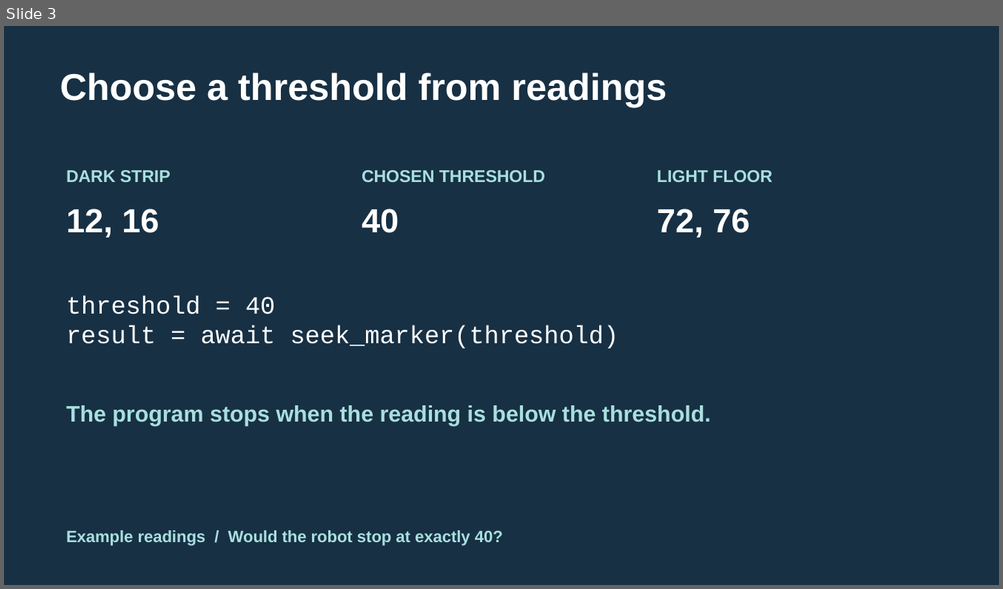
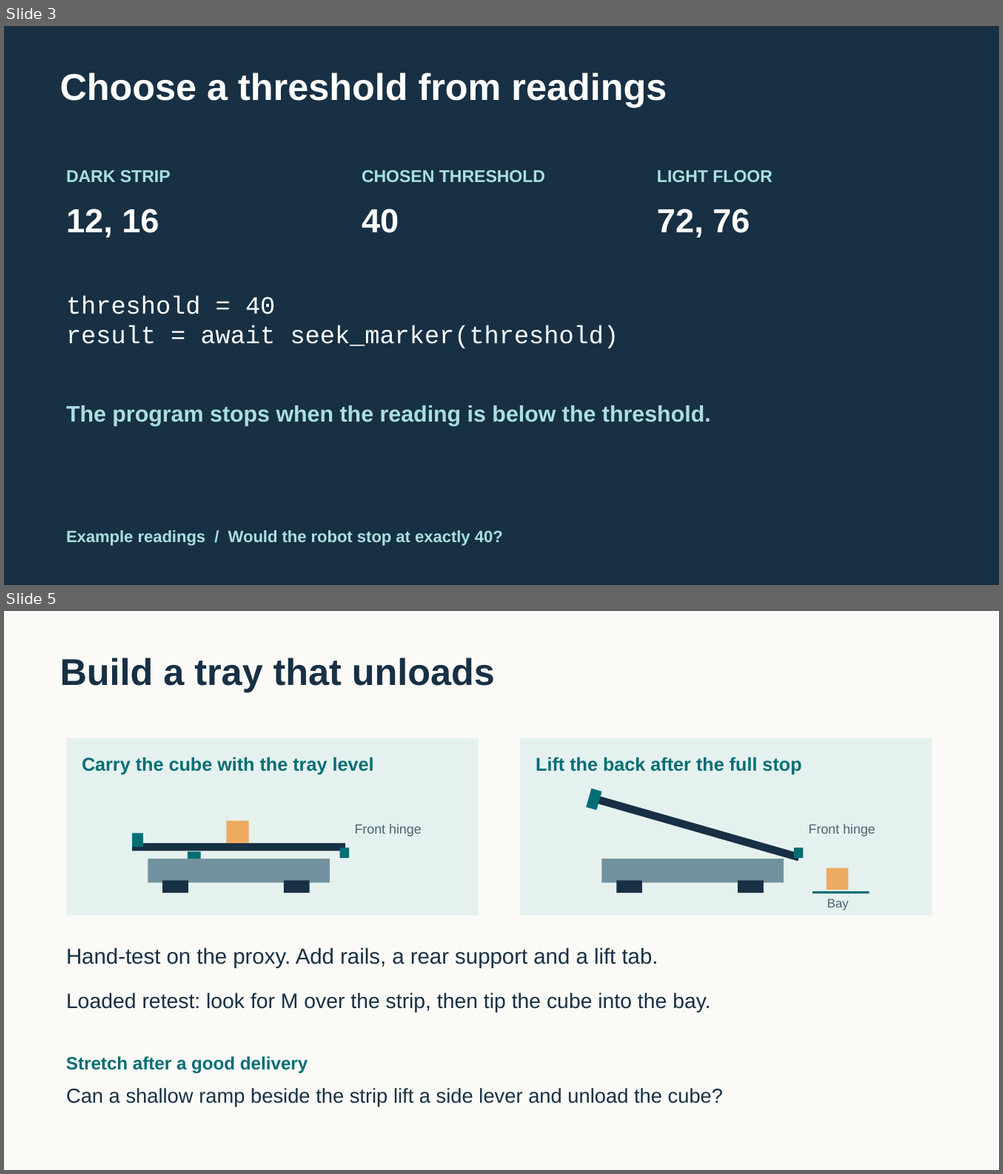
Before and after one commit to FRC999/YMCA-SPIKE-education, a slide deck: 03_Presentations/W05_marker.pptx. Shown one above the other, each under a label of ours: slide 3 before the commit, slides 3 and 5 after it; the slides between them are not shown. The pictures are 1003x589 and 1003x1174 pixels, drawn with LibreOffice and Linux fonts; fonts in the diff are those of the drawing. Boxes give left, top, right and bottom in pixels: in the first picture for what was removed or moved away, otherwise in the second. Text is boxed around its words. In the diff, an @@ line names an element or a change of style, - is before the commit and + after.

Commit message:
Teach Week 5 sensor delivery with a tipping tray

```diff
--- a/03_Presentations/W05_marker.pptx
+++ b/03_Presentations/W05_marker.pptx
@@ slide 5 added at (4,611,999,1170), background #FBFAF6 @@
@@ text added at (60,658,495,692), 36 pt, text #173044, bold @@
+Build a tray that unloads
@@ rectangle added at (66,738,478,916), fill #E5F1EF @@
@@ rectangle added at (521,738,932,916), fill #E5F1EF @@
@@ text added at (82,757,374,775), 18 pt, text #006E75, bold @@
+Carry the cube with the tray level
@@ text added at (535,757,801,775), 18 pt, text #006E75, bold @@
+Lift the back after the full stop
@@ rectangle added at (586,789,602,811), fill #006E75 @@
@@ rectangle added at (591,794,800,860), fill #173044 @@
@@ rectangle added at (226,820,249,843), fill #EDAB62 @@
@@ text added at (355,824,421,837), 12.8 pt, text #496471 @@
+Front hinge
@@ text added at (808,824,875,837), 12.8 pt, text #496471 @@
+Front hinge
@@ rectangle added at (132,843,345,851), fill #173044 @@
@@ rectangle added at (132,833,144,848), fill #006E75 @@
@@ rectangle added at (188,852,201,859), fill #006E75 @@
@@ rectangle added at (340,849,349,859), fill #006E75 @@
@@ rectangle added at (794,849,802,859), fill #006E75 @@
@@ rectangle added at (148,859,330,883), fill #72919E @@
@@ rectangle added at (602,859,784,883), fill #72919E @@
@@ rectangle added at (826,869,848,890), fill #EDAB62 @@
@@ rectangle added at (162,880,188,893), fill #173044 @@
@@ rectangle added at (284,880,309,893), fill #173044 @@
@@ rectangle added at (617,880,642,893), fill #173044 @@
@@ rectangle added at (737,880,762,893), fill #173044 @@
@@ rectangle added at (812,891,869,894), fill #006E75 @@
@@ text added at (827,899,848,911), 12 pt, text #496471 @@
+Bay
@@ text added at (66,948,658,968), 21 pt, text #173044 @@
+Hand-test on the proxy. Add rails, a rear support and a lift tab.
@@ text added at (66,993,710,1013), 20.2 pt, text #173044 @@
+Loaded retest: look for M over the strip, then tip the cube into the bay.
@@ text added at (66,1056,307,1073), 17.2 pt, text #006E75, bold @@
+Stretch after a good delivery
@@ text added at (66,1088,723,1107), 19.5 pt, text #173044 @@
+Can a shallow ramp beside the strip lift a side lever and unload the cube?
```
Also in this commit, not shown: 3 slides changed, 1 slide removed, 34 other files.
